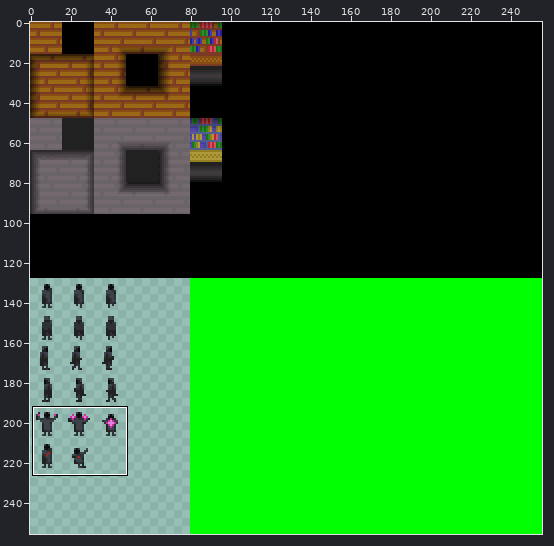
File history of a sprite sheet, www/tex0.png. Above, an overview of the earlier version with the close-up marked.
Close-up. As it was:
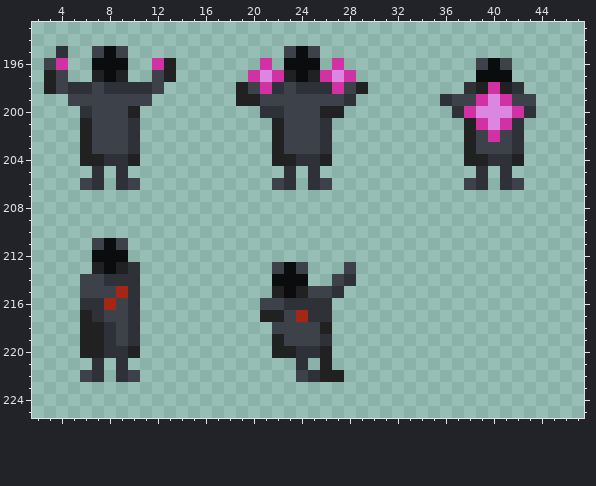
The file is 256x256 pixels. Colours within 5 levels of each other are drawn and written as one. Shown: x 2..47, y 193..225. The commit also changed other parts of the picture, which this record leaves out.
After the commit:
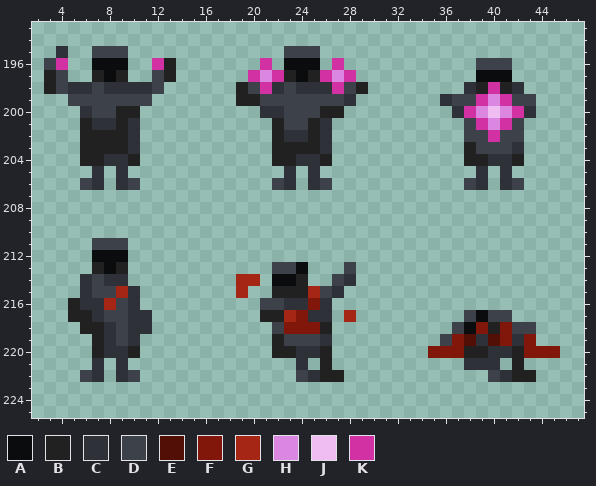
Palette (. is transparent): A #0b0c0d  B #212121  C #2e3138  D #3c414a  E #520f06  F #80170a  G #a62615  H #db86e0  J #f0bdf3  K #d231a3
The exact change:
y 195: x 8 A -> D; x 24 A -> D
y 196: x 40 A -> D
y 200: x 9 D -> B; x 40 H -> J
y 201: x 7..9 DDD -> CCB; x 25 D -> B; x 38 B -> D; x 42 C -> D
y 202: x 7..9 DDD -> BBB; x 23..25 DDD -> CCB; x 38 B -> D; x 42 C -> D
y 203: x 7..9 DDD -> BBB; x 23..25 DDD -> BBB
y 211: x 8 A -> D
y 213: x 10 C -> .; x 23..24 AD -> DA
y 214: x 6 D -> C; x 10 C -> .; x 19..20 .. -> GG; x 24 A -> B
y 215: x 6 D -> C; x 19 . -> G; x 23 A -> B; x 25 D -> G
y 216: x 5 . -> B; x 25 C -> F
y 217: x 5 . -> B; x 11 . -> C; x 23..24 DG -> GF; x 28 . -> G; x 38..41 .... -> DADD
y 218: x 11 . -> C; x 23..25 DDD -> FFF; x 37..43 ....... -> DAFBFDD
y 219: x 6 B -> .; x 36..43 ........ -> DFECEFCF
y 220: x 6 B -> .; x 35..45 ........... -> FFFBBCCBFFF
y 221: x 38..40 ... -> CCC; x 42 . -> B
y 222: x 40..43 .... -> DCBB
